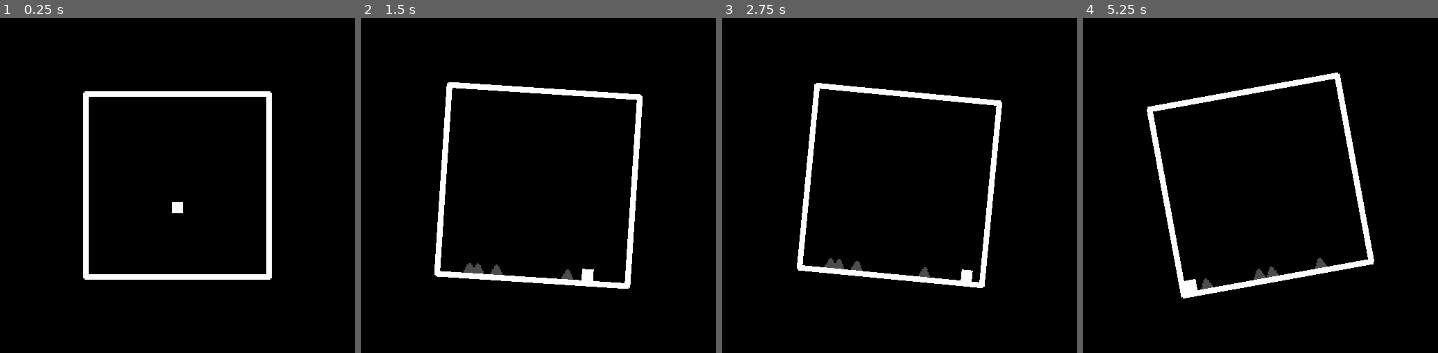
Above: before the commit, frames 1-4 (left to right).
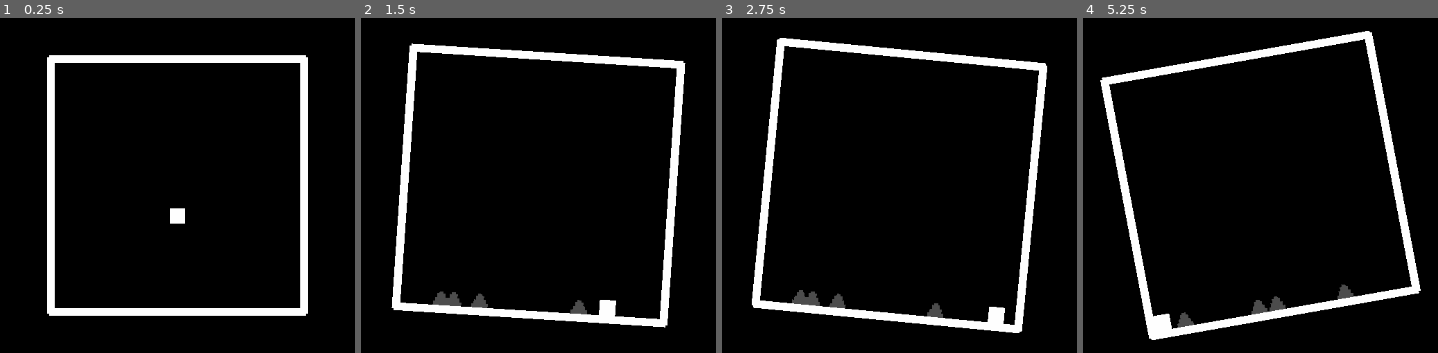
Above: after the commit, the same moments.

Repository: dairycultist/spikebox
Game: Godot game, scene res://world.tscn
The game is run twice, just before and just after one commit, with the same random seed, the same clock (stepped at 60 frames per second) and the same inputs.
Inputs:
- Up to frame 1 (0.25 s): no input
- Up to frame 2 (1.5 s): hold D (move_right) 0.53-1.28 s; tap Space (jump) at 0.77 s; hold A (move_left) from 1.28 s (still down)
- Up to frame 3 (2.75 s): tap Space (jump) at 1.52 s; release A (move_left) at 2.03 s; hold D (move_right) from 2.03 s (still down)
- Up to frame 4 (5.25 s): tap Space (jump) at 3.02, 3.77, 4.52 s; release D (move_right) at 3.53 s; hold A (move_left) from 3.53 s (still down)

The runs differ from the first frame. In frame 1, 11% of the frame differs, in the area x 13-87%, y 11-89%; in frame 2, 13%; in frame 3, 12%; in frame 4, 13%, in the area x 4-96%, y 3-97%.

Commit message:
Dynamic camera zoom

Diff:
--- a/camera.gd
+++ b/camera.gd
@@ -1,10 +1,14 @@
 extends Camera2D
+
+var zoom_base := 2.0
 
 func _ready() -> void:
 
 	Pulse.pulse.connect(on_pulse)
 
 func _process(delta: float) -> void:
+
+	zoom_base = get_viewport_rect().size.x / 400.0
 
 	# rotation with movement
 	var target_rot := 0.0
@@ -17,14 +21,14 @@
 	rotation = lerp(rotation, target_rot, delta)
 
 	# change size with pulse
-	zoom.x = lerp(zoom.x, 2.0, delta * 10.0)
-	zoom.y = lerp(zoom.x, 2.0, delta * 10.0)
+	zoom.x = lerp(zoom.x, zoom_base, delta * 10.0)
+	zoom.y = lerp(zoom.y, zoom_base, delta * 10.0)
 
 func on_pulse(i):
 
 	if (i == 0):
-		zoom.x = 2.3
-		zoom.y = 2.3
+		zoom.x = zoom_base * 1.15
+		zoom.y = zoom_base * 0.9
 	else:
-		zoom.x = 2.1
-		zoom.y = 2.1
+		zoom.x = zoom_base * 1.02
+		zoom.y = zoom_base * 0.98
--- a/world.tscn
+++ b/world.tscn
@@ -13,7 +13,6 @@
 
 [node name="Camera2D" type="Camera2D" parent="."]
 ignore_rotation = false
-zoom = Vector2(2, 2)
 script = ExtResource("1_fj7yv")
 
 [node name="Box" type="Sprite2D" parent="."]
